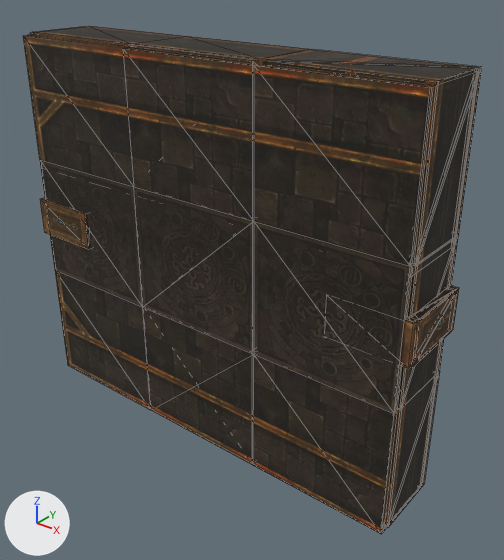
The OBJ model sceneobjs/juqing_fuben_292/juqing_fuben_292_jiguanqiao_02.obj as it was, and as the next commit left it.
The view is the same before and after, from a 50 mm camera at (-664.0, -794.0, -109.0) aimed at (-1043.0, -321.0, -402.0). Lighting does not change. The marker at lower left points along +X, +Y and +Z. Mesh edges are drawn as thin lines. Where no turn or scale is listed for an object, it has been applied to the vertices. Vertices at the same position are counted once.

In view in the first picture: 'juqing_fuben_292_jiguanqiao_02'.
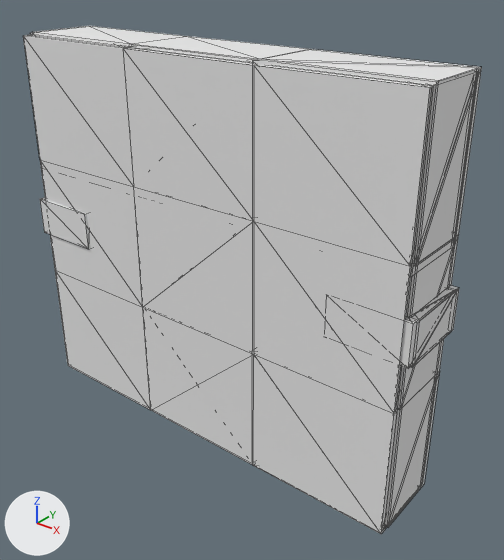
The change, as a list of edits to the scene's bpy script:
```text
Add mat_material_1_1:
    mat_material_1_1 = principled_material('material_1')
    mat_material_1_1.base_color = (0.8, 0.8, 0.8)  # white #e7e7e7
    mat_material_1_1.roughness = 1.0
Add mat_material_2_1:
    mat_material_2_1 = principled_material('material_2')
    mat_material_2_1.base_color = (0.8, 0.8, 0.8)  # white #e7e7e7
    mat_material_2_1.roughness = 1.0
Add mat_material_3_1:
    mat_material_3_1 = principled_material('material_3')
    mat_material_3_1.base_color = (0.8, 0.8, 0.8)  # white #e7e7e7
    mat_material_3_1.roughness = 1.0
Add mat_material_4_1:
    mat_material_4_1 = principled_material('material_4')
    mat_material_4_1.base_color = (0.8, 0.8, 0.8)  # white #e7e7e7
    mat_material_4_1.roughness = 1.0
Change me_juqing_fuben_292_jiguanqiao_02:
    where me_juqing_fuben_292_jiguanqiao_02.from_pydata(...)  # 282 vertices, 322 faces; spans x -1296.0..-851.0, y -374.0..-290.0, z -573.0..-189.0
    used by ob_juqing_fuben_292_jiguanqiao_02; location = (0.0, 0.0, 0.0)
    me_juqing_fuben_292_jiguanqiao_02 part 1: all 84 faces that had it switch from mat_material_2 (picture img_juqing_fuben_292_jiguanqiao_01_05_png) to mat_material_2_1 (white #e7e7e7)
    me_juqing_fuben_292_jiguanqiao_02 part 2: all 121 faces that had it switch from mat_material_3 (picture img_juqing_fuben_292_jiguanqiao_01_04_png) to mat_material_3_1 (white #e7e7e7)
    me_juqing_fuben_292_jiguanqiao_02 part 3: all 42 faces that had it switch from mat_material_4 (picture img_juqing_fuben_292_jiguanqiao_01_01_png) to mat_material_4_1 (white #e7e7e7)
    me_juqing_fuben_292_jiguanqiao_02 part 4: all 75 faces that had it switch from mat_material_1 (picture img_juqing_fuben_292_jiguanqiao_01_02_png) to mat_material_1_1 (white #e7e7e7)
```

Where the change shows, as pixel boxes (x1, y1, x2, y2) in the pictures (504 x 560 px):
part 1 of me_juqing_fuben_292_jiguanqiao_02, recoloured (brown to grey): (40, 197, 459, 369) in both
part 2 of me_juqing_fuben_292_jiguanqiao_02, recoloured (black to grey): (25, 26, 482, 534) in both
part 3 of me_juqing_fuben_292_jiguanqiao_02, recoloured: (23, 32, 478, 526) in both
part 4 of me_juqing_fuben_292_jiguanqiao_02, recoloured: (40, 44, 455, 534) in both
